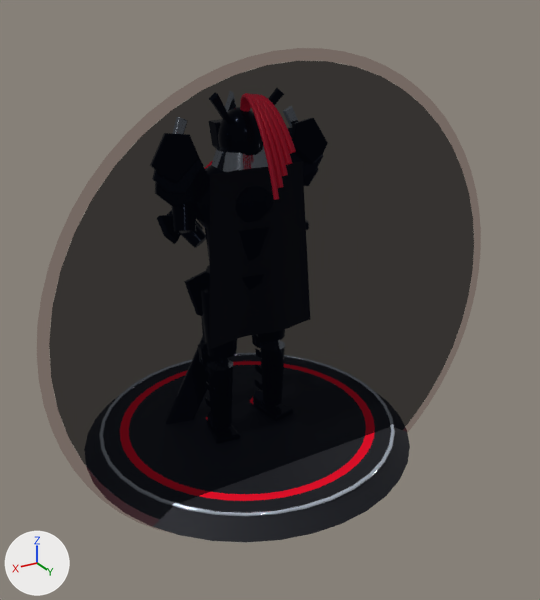
A saved change to the glTF model public/models/shadow_knight.glb.
The view is the same before and after, from a camera (50 mm lens) standing at (3.58, 6.47, 4.83) and looking at (-0.19, 0.19, 1.7). Arrows for +X, +Y and +Z are at lower left; the lights stay in place. The first picture is the older version. Where no turn or scale is listed for an object, it has been applied to the vertices. Vertices at exactly the same position are counted once.

Before the edit, the objects in view are built like this:
```python
ob_mesh_104 = bpy.data.objects.new('Mesh_104', me_mesh_104)
ob_mesh_104.location = (0.0, 0.95, 1.85)
ob_mesh_105 = bpy.data.objects.new('Mesh_105', me_mesh_105)
ob_mesh_105.location = (0.0, 0.95, 1.85)
ob_mesh_2 = bpy.data.objects.new('Mesh_2', me_mesh_2)
ob_mesh_2.location = (0.0, 0.0, 0.16)
# also in view: 'Mesh_0' at (0.0, 0.0, 0.08); 'Mesh_1' at (0.0, 0.0, 0.16)
```
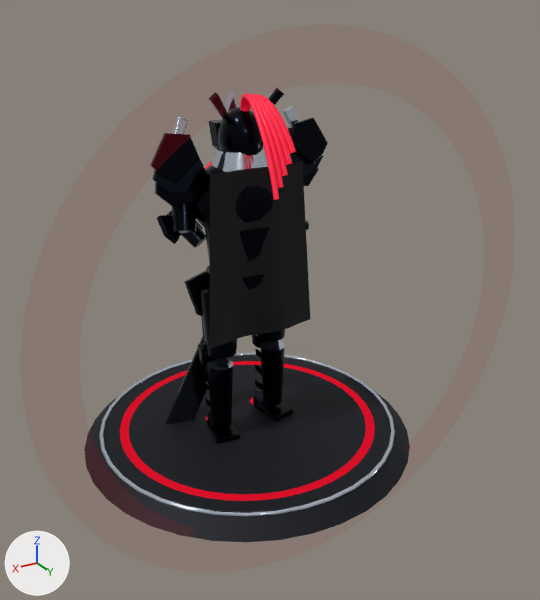
Pixel boxes (x1, y1, x2, y2) of what changed, in the pictures (540 x 600 px):
'Mesh_105', deleted
    before: (49, 61, 474, 519)
'Mesh_104', recoloured, surface changed, reshaped, moved (11% wider, 13% taller)
    before: (37, 48, 481, 534)
    after: (20, 24, 515, 572)

Patch to the scene script:
```diff
--- a/public/models/shadow_knight.glb.py
+++ b/public/models/shadow_knight.glb.py
@@ mat_material_9 @@
 n0 = _N.new('ShaderNodeEmission'); n0.name = 'Emission'
-n0.inputs[0].default_value = (0.0685, 0.00182, 0.00439, 1.0)  # 'Color', dark red #4a060e
+n0.inputs[0].default_value = (0.258, 0.0, 0.007, 1.0)  # 'Color', red #8b0014
 n1 = _N.new('ShaderNodeLightPath'); n1.name = 'Light Path'
@@ mat_material_9 @@
 n5 = _N.new('ShaderNodeMixShader'); n5.name = 'Mix Shader.001'
-n5.inputs[0].default_value = 0.35  # 'Factor'
+n5.inputs[0].default_value = 0.12  # 'Factor'
 _L.new(n1.outputs[0], n3.inputs[0])  # 'Is Camera Ray' to 'Factor'
@@ me_mesh_104 @@
 # used by ob_mesh_104; location = (0.0, 0.95, 1.85)
-me_mesh_104.from_pydata(...)  # 130 vertices, 128 faces; spans x -2.45..2.45, y 0.0, z -2.45..2.45
+me_mesh_104.from_pydata(...)  # 130 vertices, 128 faces; spans x -2.65..2.65, y 0.0, z -2.65..2.65
+# me_mesh_104 part 1: 130 of 130 vertices moved; they spanned x -2.45..2.45, y 0.0, z -2.45..2.45 and now span x -2.65..2.65, y 0.0, z -2.65..2.65; mean shift (0.0, 0.0, 0.0)
 me_mesh_104.materials.append(mat_material_9)
@@ ob_mesh_104 @@
 ob_mesh_104 = bpy.data.objects.new('Mesh_104', me_mesh_104)
-ob_mesh_104.location = (0.0, 0.95, 1.85)
+ob_mesh_104.location = (0.0, 1.25, 1.85)
@@ ob_mesh_105 @@
-ob_mesh_105 = bpy.data.objects.new('Mesh_105', me_mesh_105)
-ob_mesh_105.location = (0.0, 0.95, 1.85)
```
